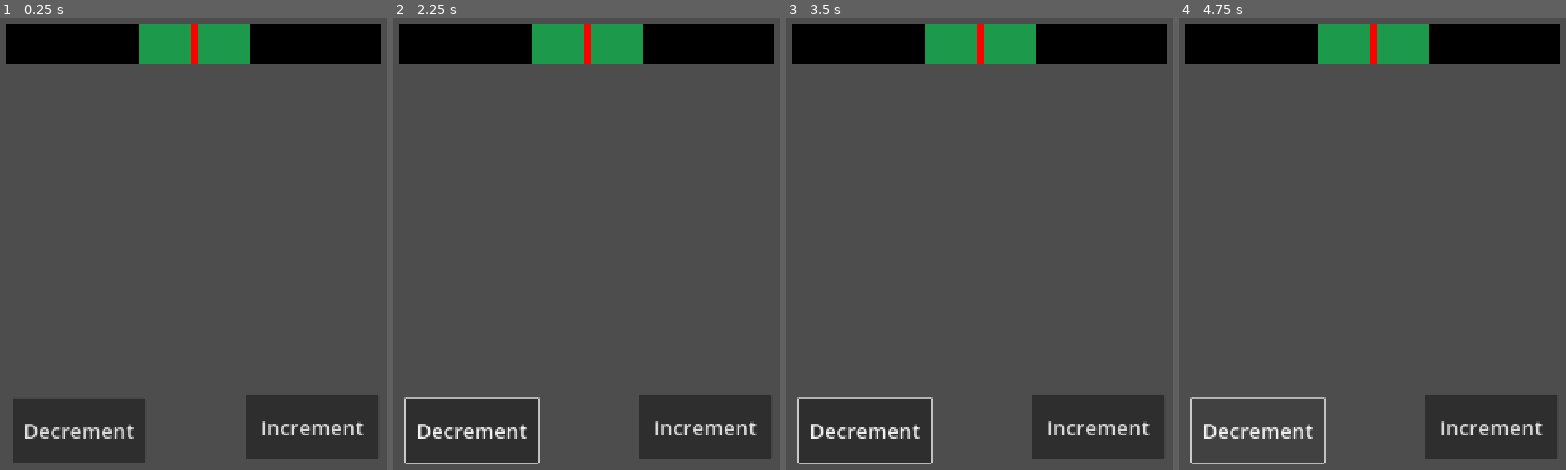
Above: before the commit, frames 1-4 (left to right).
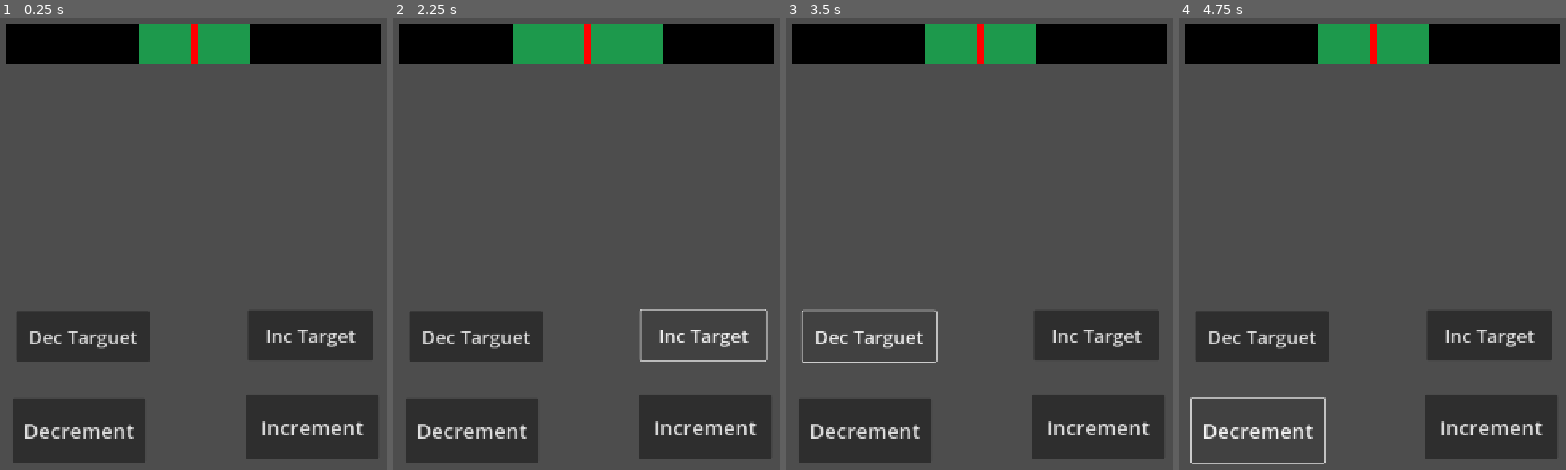
Above: after the commit, the same moments.

Repository: dddaavo/ipv-final-boss-the-scrolling-dead
Game: Godot game, scene res://src/main.tscn
Same seed, same stepped clock (60 frames per second), same inputs: the game is played once before the commit and once after it.
Inputs (mouse positions are in pixels of both pictures, inside the frame that each line leads up to):
- Up to frame 1 (0.25 s): no input
- Up to frame 2 (2.25 s): click "Increment" at 0.5 s; click "Decrement" at 1.25 s; click (702, 334) at 2 s, where only the run after the commit has a clickable "Inc Target"
- Up to frame 3 (3.5 s): click (871, 334) at 2.75 s, where only the run after the commit has a clickable "Dec Targuet"
- Up to frame 4 (4.75 s): click "Increment" at 3.5 s; click "Decrement" at 4.25 s

The runs differ from the first frame. In frame 1, 7.0% of the frame differs, in the area x 4-97%, y 64-77%; in frame 2, 5.6%; in frame 3, 4.5%; in frame 4, 7.0%.

Commit message:
Add target increment/decrement for dopamine level
Introduces methods to increment and decrement the dopamine target value in DopamineLevel and DopamineManager. Updates UI and test screen to support new target adjustment buttons and signals, allowing dynamic changes to the target value and reflecting these changes in the DopamineBar.

Diff:
--- a/the-scrolling-dead/src/core/DopamineLevel.gd
+++ b/the-scrolling-dead/src/core/DopamineLevel.gd
@@ -30,3 +30,6 @@
 
 func add(value: float):
 	set_current(current + value)
+
+func add_tgt(value: float):
+	set_target(target + value)
--- a/the-scrolling-dead/src/core/DopamineManager.gd
+++ b/the-scrolling-dead/src/core/DopamineManager.gd
@@ -19,6 +19,17 @@
 func set_target(new_target: float):
 	dopamine_level.target = new_target
 	emit_signal("target_changed")
+	_check_events()
+
+func increment_target(amount: float):
+	dopamine_level.add_tgt(amount)
+	emit_signal("target_changed")
+	_check_events()
+
+func decrement_target(amount: float):
+	dopamine_level.add_tgt(-amount)
+	emit_signal("target_changed")
+	_check_events()
 
 func increment(amount: float):
 	dopamine_level.add(amount)
--- a/the-scrolling-dead/src/main.tscn
+++ b/the-scrolling-dead/src/main.tscn
@@ -28,6 +28,22 @@
 theme_override_font_sizes/font_size = 33
 text = "Decrement"
 
+[node name="incTgt" type="Button" parent="Home/TestScreen"]
+offset_left = 448.0
+offset_top = 488.0
+offset_right = 648.0
+offset_bottom = 569.0
+theme_override_font_sizes/font_size = 30
+text = "Inc Target"
+
+[node name="decTgt" type="Button" parent="Home/TestScreen"]
+offset_left = 78.0
+offset_top = 490.0
+offset_right = 291.0
+offset_bottom = 571.0
+theme_override_font_sizes/font_size = 30
+text = "Dec Targuet"
+
 [node name="TextureRect" parent="Home" instance=ExtResource("3_5q4o7")]
 offset_left = -298.0
 offset_top = 31.0
@@ -36,3 +52,5 @@
 
 [connection signal="pressed" from="Home/TestScreen/inc" to="Home/TestScreen" method="_on_inc_pressed"]
 [connection signal="pressed" from="Home/TestScreen/dec" to="Home/TestScreen" method="_on_dec_pressed"]
+[connection signal="pressed" from="Home/TestScreen/incTgt" to="Home/TestScreen" method="_on_inc_tgt_pressed"]
+[connection signal="pressed" from="Home/TestScreen/decTgt" to="Home/TestScreen" method="_on_dec_tgt_pressed"]
--- a/the-scrolling-dead/src/test_screen.gd
+++ b/the-scrolling-dead/src/test_screen.gd
@@ -3,22 +3,35 @@
 func _ready():
 	DopamineManager.connect("game_over", Callable(self, "_on_dopamine_manager_game_over"))
 	DopamineManager.connect("on_target", Callable(self, "_on_dopamine_manager_on_target"))
+	DopamineManager.connect("target_changed", Callable(self, "_on_dopamine_manager_target_changed"))
 
 func _on_inc_pressed() -> void:
-	DopamineManager.increment(10) # Replace with function body.
+	DopamineManager.increment(10)
 	print(DopamineManager.is_on_target())
 	print(DopamineManager.status())
 
 
 func _on_dec_pressed() -> void:
-	DopamineManager.decrement(10) # Replace with function body.
+	DopamineManager.decrement(10)
 	print(DopamineManager.is_on_target())
 	print(DopamineManager.status())
+
 
 
 func _on_dopamine_manager_game_over() -> void:
 	print("Game over")
 
-
 func _on_dopamine_manager_on_target() -> void:
 	print("On target")
+
+func _on_dopamine_manager_target_changed() -> void:
+	print("Target Changed")
+	print(DopamineManager.status())
+
+
+func _on_inc_tgt_pressed() -> void:
+	DopamineManager.increment_target(10)
+
+
+func _on_dec_tgt_pressed() -> void:
+	DopamineManager.decrement_target(10)
--- a/the-scrolling-dead/src/ui/DopamineBar.gd
+++ b/the-scrolling-dead/src/ui/DopamineBar.gd
@@ -13,6 +13,7 @@
 
 	# Conectar a las señales del DopamineManager
 	DopamineManager.connect("value_changed", Callable(self, "_on_dopamine_value_changed"))
+	DopamineManager.connect("target_changed", Callable(self, "_on_targuet_value_changed"))
 
 	# Actualizar tamaño inicial del target y posición del indicador
 	_update_target_size()
@@ -20,6 +21,9 @@
 
 func _on_dopamine_value_changed():
 	_update_indicator_position()
+
+func _on_targuet_value_changed():
+	_update_target_size()
 
 
 func _update_target_size():
